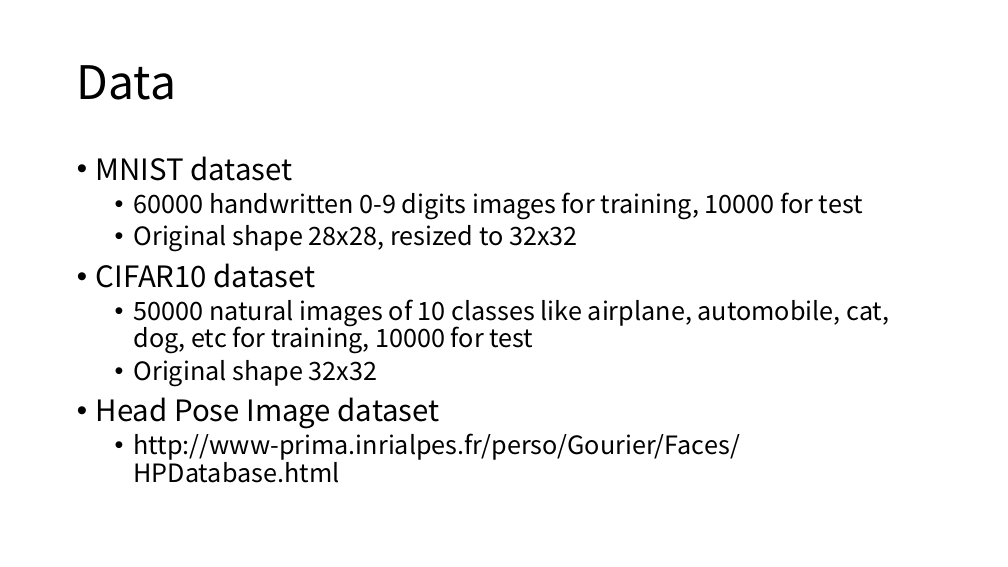
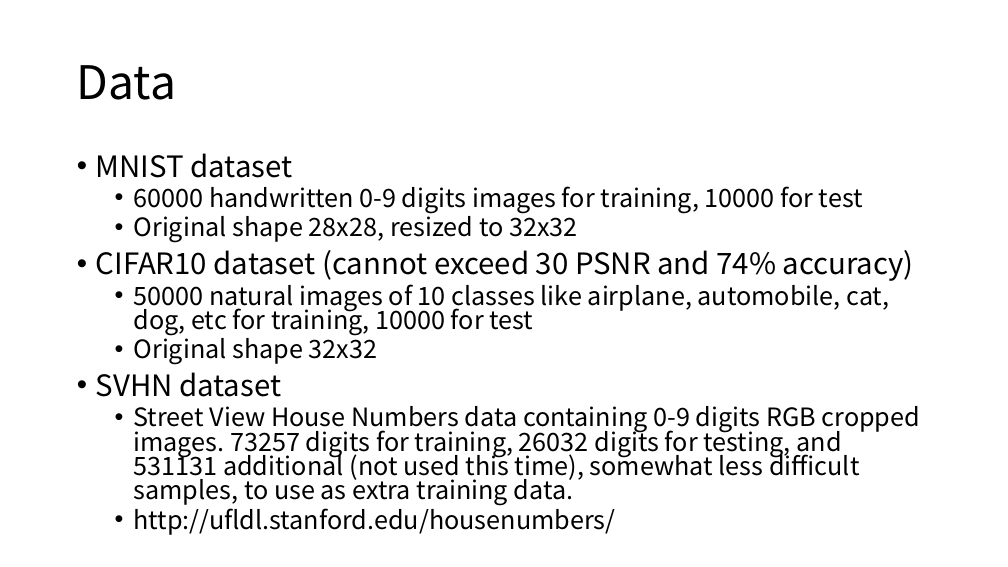
Before and after one commit to diaoenmao/Research, a slide deck: slide 4 of doc/Report/ongoing.pptx (slide 5 before the commit). Drawn at 1008x567 pixels with LibreOffice and Linux fonts; fonts in the diff are those of the drawing. Boxes give left, top, right and bottom in pixels: in the first picture for what was removed or moved away, otherwise in the second. Text is boxed around its words. In the diff, an @@ line names an element or a change of style, - is before the commit and + after.

```diff
--- a/doc/Report/ongoing.pptx
+++ b/doc/Report/ongoing.pptx
@@ text at (96,153,889,365): line spacing 0.9 to 0.8 @@
@@ text at (96,250,914,281): text changed @@
-• CIFAR10 dataset
+• CIFAR10 dataset (cannot exceed 30 PSNR and 74% accuracy)
@@ text at (96,372,920,535): text changed @@
-• Head Pose Image dataset
-  • http://www-prima.inrialpes.fr/perso/Gourier/Faces/HPDatabase.html
+• SVHN dataset
+  • Street View House Numbers data containing 0-9 digits RGB cropped images. 73257 digits for training, 26032 digits for testing, and 531131 additional (not used this time), somewhat less difficult samples, to use as extra training data.
+  • http://ufldl.stanford.edu/housenumbers/
```
Also in this commit, not shown: 10 other slides changed, 12 slides added, 1 slide removed.
